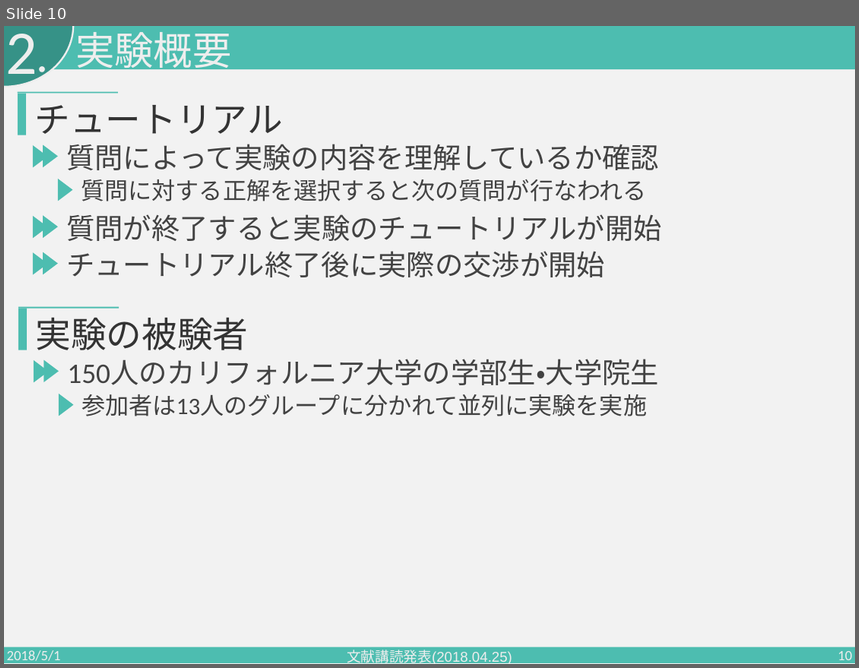
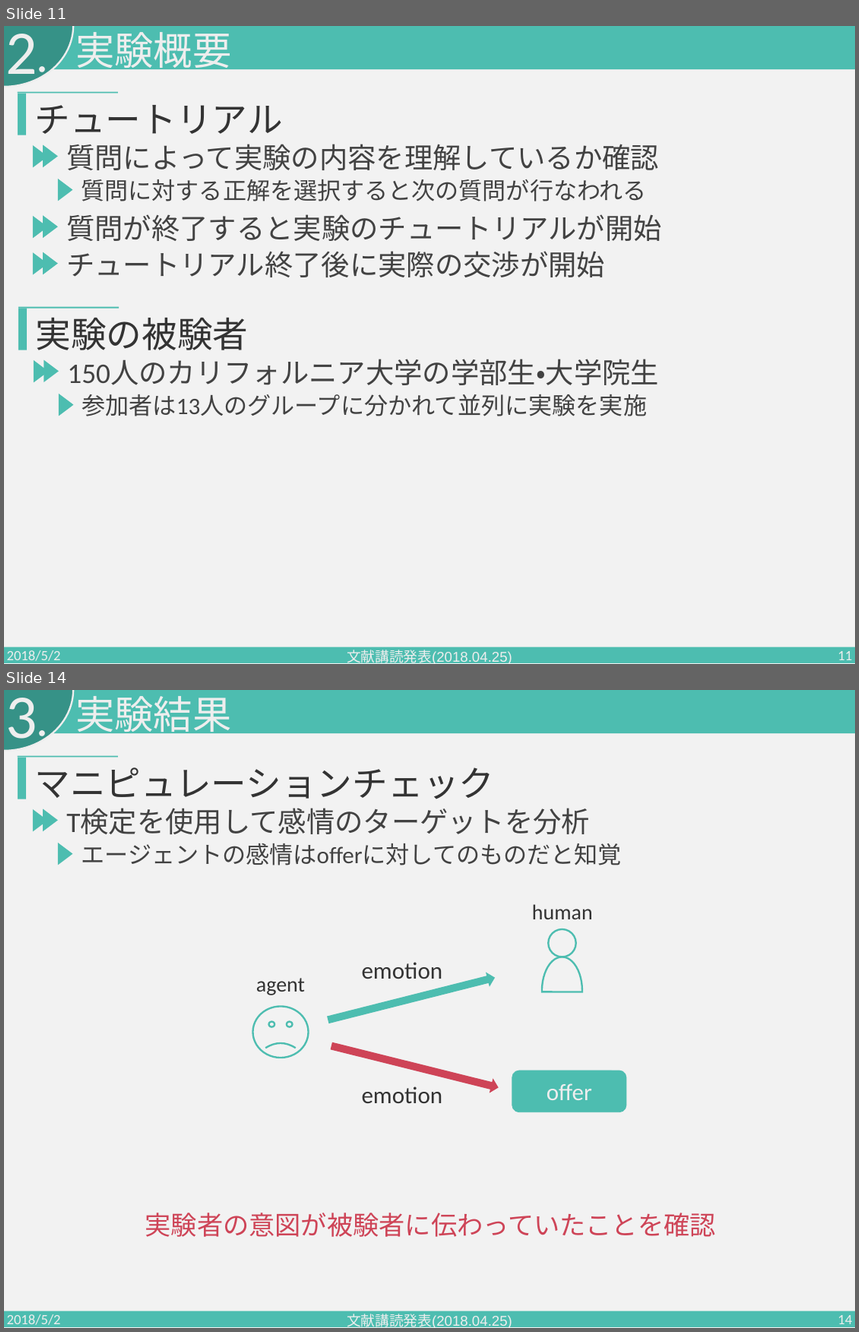
Before and after one commit to PajamaDrive/presentation, a slide deck: presentation_1st.pptx. Shown one above the other, each under a label of ours: slide 10 before the commit, slides 11 and 14 after it; the slides between them are not shown. The pictures are 859x668 and 859x1332 pixels, drawn with LibreOffice and Linux fonts; fonts in the diff are those of the drawing. Boxes give left, top, right and bottom in pixels: in the first picture for what was removed or moved away, otherwise in the second. Text is boxed around its words. In the diff, an @@ line names an element or a change of style, - is before the commit and + after.

```diff
--- a/presentation_1st.pptx
+++ b/presentation_1st.pptx
@@ slide 14 added at (4, 690, 855, 1328), background #F2F2F2; not listed: 4 template elements that a slide beside it also shows @@
@@ text added at (6, 698, 37, 753), 105 pt, text #EEEEEE @@
+3
@@ text added at (75, 696, 231, 739), 66 pt, text #EEEEEE @@
+実験結果
@@ rectangle added at (18, 757, 26, 799), fill #4DBDB0 @@
@@ rectangle added at (18, 756, 118, 758), fill #4DBDB0 @@
@@ text added at (34, 768, 494, 799), 60 pt, text #333333 @@
+マニピュレーションチェック
@@ triangle added at (33, 809, 48, 831), fill #4DBDB0 @@
@@ triangle added at (44, 809, 58, 831), fill #4DBDB0 @@
@@ text added at (66, 809, 590, 834), 48 pt, text #424242 @@
+T検定を使用して感情のターゲットを分析
@@ triangle added at (58, 843, 73, 866), fill #4DBDB0 @@
@@ text added at (82, 844, 622, 866), 40 pt, text #424242 @@
+エージェントの感情はofferに対してのものだと知覚
@@ group added at (253, 904, 626, 1113): 4 texts, 2 right arrows, 1 smiley face, 1 ellipse, 1 chord (boxed as its full ellipse), 1 rounded rectangle @@
+emotion
+agent
+human
+offer
+emotion
@@ text added at (145, 1213, 716, 1237), 44 pt, text #CE4457 @@
+実験者の意図が被験者に伝わっていたことを確認
@@ text added at (7, 1315, 61, 1328), 24 pt, text #EEEEEE @@
+2018/5/2
@@ text added at (347, 1314, 512, 1328), 24 pt, text #EEEEEE @@
+文献講読発表(2018.04.25)
@@ page number added at (838, 1315, 852, 1328), 24 pt, text #EEEEEE @@
+14
@@ what was slide 10 is now slide 11 @@
@@ slide 11 changed as well @@
@@ text at (7, 651, 61, 664): text changed @@
-2018/5/1
+2018/5/2
@@ page number at (838, 651, 852, 664): text changed @@
-10
+11
```
Also in this commit, not shown: 12 other slides changed, 4 other slides added.
